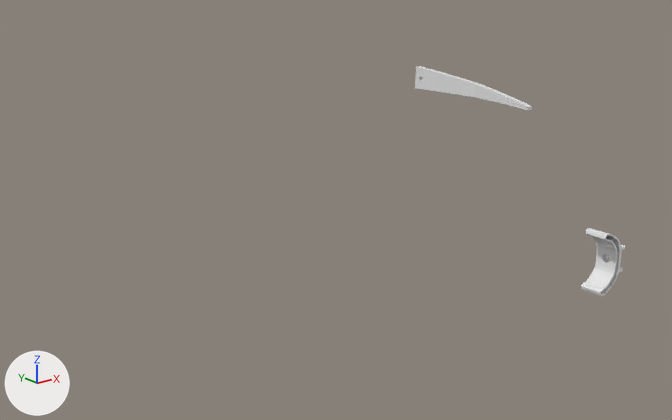
The Blender file bike/buddy_flap/buddy_flap.blend, before and after one commit.
Before and after are seen from a 50 mm camera at (-529.0, -356.0, 224.0) aimed at (-8.0, 296.0, -36.0). Arrows for +X, +Y and +Z are at lower left; the lights stay in place. The same objects are shown in both versions, whatever each file hides.

The first picture shows 'bracket_mark2', 'flap_mark1'.
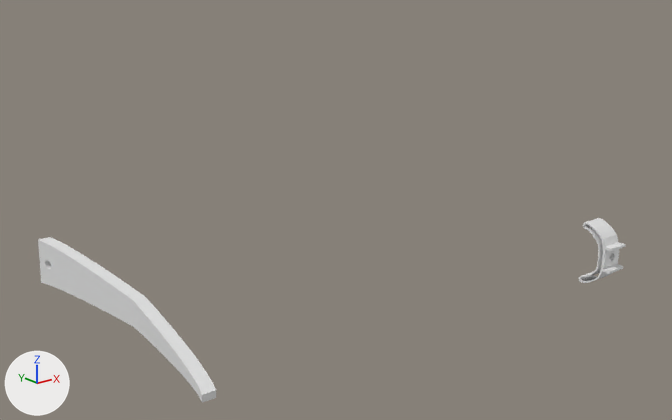
The edits, one by one:
Object 'bracket_mark2' (ob_bracket_mark2) moves from (-0.6, 0.0, 0.0) to (0.0, 0.0, 0.0).
Object 'bracket_mark2' (ob_bracket_mark2) turns from (180, 0, 0) to (180, 0, -90) degrees about x, y and z.
Object 'flap_mark1' (ob_flap_mark1) moves from (356.8, 376.6, 0.0) to (-327.4, 0.0, 0.0).

Pixel boxes [x1, y1, x2, y2] of what changed, in the pictures (672 x 420 px):
'flap_mark1', moved: before [415, 66, 532, 111]; after [38, 237, 216, 403]
'bracket_mark2', moved, turned: before [581, 228, 625, 296]; after [578, 218, 626, 283]
